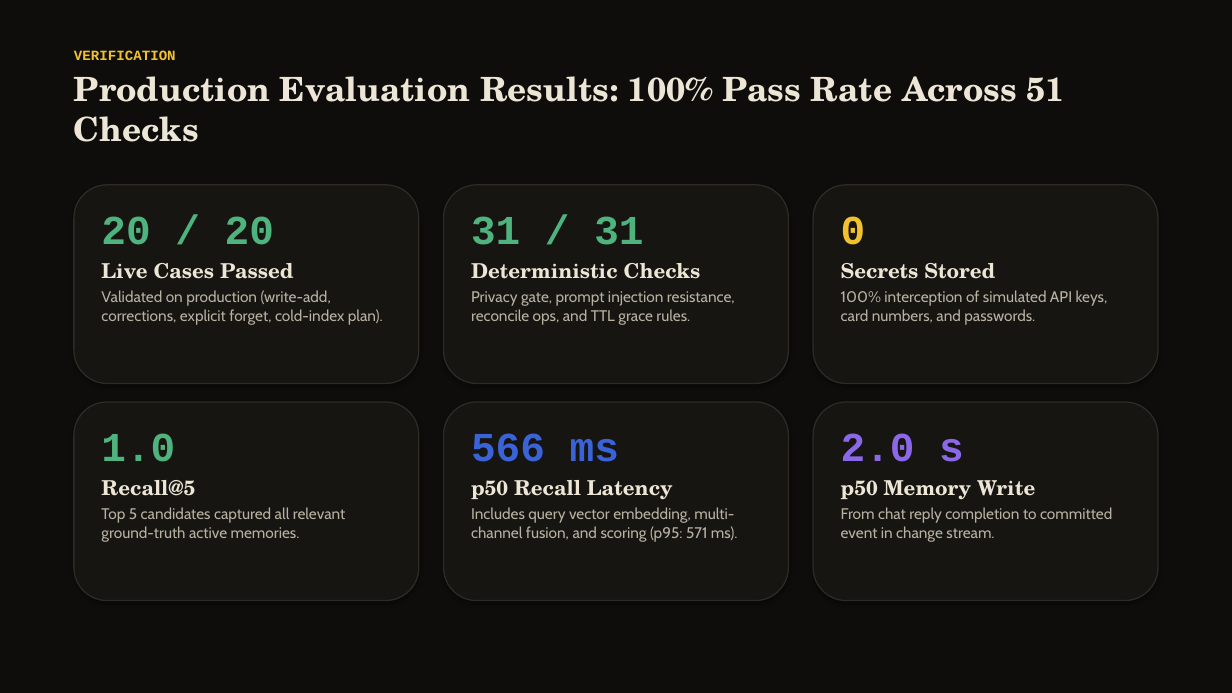
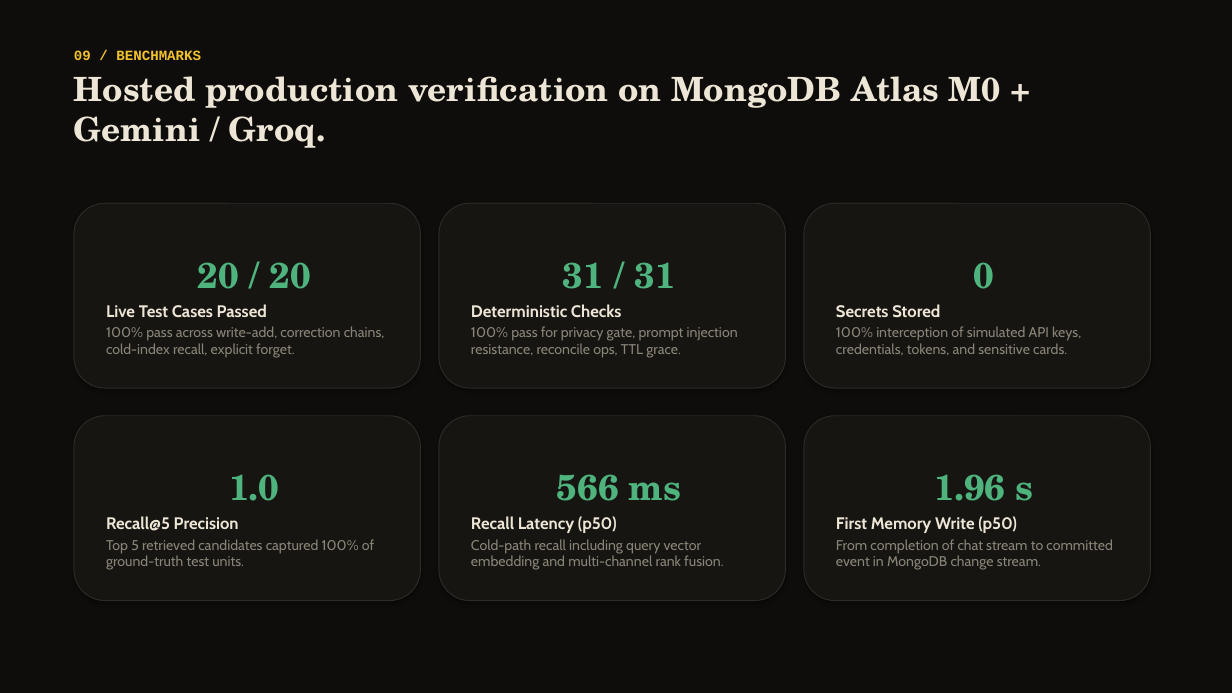
Before and after one commit to vaibhavcodesx/radahn, a slide deck: slide 10 of docs/deck/radahn.pptx. Drawn at 1232x693 pixels with LibreOffice and Linux fonts; fonts in the diff are those of the drawing. Boxes give left, top, right and bottom in pixels: in the first picture for what was removed or moved away, otherwise in the second. Text is boxed around its words. In the diff, an @@ line names an element or a change of style, - is before the commit and + after.

```diff
--- a/docs/deck/radahn.pptx
+++ b/docs/deck/radahn.pptx
@@ text at [74,50,1001,148]: text changed @@
-VERIFICATION
-Production Evaluation Results: 100% Pass Rate Across 51 Checks
+09 / BENCHMARKS
+Hosted production verification on MongoDB Atlas M0 + Gemini / Groq.
@@ rounded rectangle "20 / 20": place and size @@
-rounded rectangle "20 / 20" at [74,185,419,384]
+rounded rectangle "20 / 20" at [74,203,421,388]
@@ rounded rectangle "20 / 20" at [74,203,421,388]: outline #2E2B26 1 pt to #2E2B26 0.75 pt @@
@@ rounded rectangle "31 / 31": place and size @@
-rounded rectangle "31 / 31" at [471,216,735,325]
+rounded rectangle "31 / 31" at [439,203,786,388]
@@ rounded rectangle removed at [444,185,788,384] @@
@@ rounded rectangle "0": place and size @@
-rounded rectangle "0" at [841,216,1108,325]
+rounded rectangle "0" at [804,203,1151,388]
@@ rounded rectangle removed at [813,185,1158,384] @@
@@ text removed at [101,216,383,325] @@
-20 / 20
-Live Cases Passed
-Validated on production (write-add, corrections, explicit forget, cold-index plan).
@@ text in rounded rectangle at [106,262,385,358]: text added @@
+20 / 20
+Live Test Cases Passed
+100% pass across write-add, correction chains, cold-index recall, explicit forget.
@@ text in rounded rectangle at [471,262,675,318]: size 32 to 28 pt, font Courier New to TeX Gyre Schola in "31 / 31"; size 16 to 13 pt, font TeX Gyre Schola to Cabin in "Deterministic Checks"; alignment left to centre @@
@@ text in rounded rectangle at [836,262,995,318]: size 32 to 28 pt, font Courier New to TeX Gyre Schola, text colour #F2C12E to #4FB37E in "0"; size 16 to 13 pt, font TeX Gyre Schola to Cabin in "Secrets Stored"; alignment left to centre @@
@@ text in rounded rectangle at [471,326,738,358]: text changed; size 12 to 11 pt; text colour #B8B1A2 to #8A8477 @@
-Privacy gate, prompt injection resistance, reconcile ops, and TTL grace rules.
+100% pass for privacy gate, prompt injection resistance, reconcile ops, TTL grace.
@@ text in rounded rectangle at [836,326,1081,355]: text changed; size 12 to 11 pt; text colour #B8B1A2 to #8A8477 @@
-100% interception of simulated API keys, card numbers, and passwords.
+100% interception of simulated API keys, credentials, tokens, and sensitive cards.
@@ rounded rectangle "1.0": place and size @@
-rounded rectangle "1.0" at [101,433,346,542]
+rounded rectangle "1.0" at [74,416,421,601]
@@ rounded rectangle removed at [74,402,419,601] @@
@@ vertical alignment top to middle; fill none to #161512; outline none to #2E2B26 0.75 pt; shadow on in 5 elements at [439,203,786,388], [804,203,1151,388], [74,416,421,601], [804,416,1151,601], [439,416,786,601] @@
@@ rounded rectangle "566 ms": place and size @@
-rounded rectangle "566 ms" at [471,433,738,542]
+rounded rectangle "566 ms" at [439,416,786,601]
@@ rounded rectangle removed at [444,402,788,601] @@
@@ rounded rectangle "1.96 s": place and size @@
-rounded rectangle "1.96 s" at [841,433,1112,542]
+rounded rectangle "1.96 s" at [804,416,1151,601]
@@ rounded rectangle removed at [813,402,1158,601] @@
@@ text in rounded rectangle at [229,474,279,501]: size 32 to 28 pt, font Courier New to TeX Gyre Schola in "1.0"; alignment left to centre @@
@@ text in rounded rectangle at [557,474,682,501]: size 32 to 28 pt, font Courier New to TeX Gyre Schola, text colour #3A63D8 to #4FB37E in "566 ms"; alignment left to centre @@
@@ text in rounded rectangle at [836,474,1112,570]: text changed; size 12 to 11 pt; text colour #B8B1A2 to #8A8477 @@
-2.0 s
-p50 Memory Write
-From chat reply completion to committed event in change stream.
+1.96 s
+First Memory Write (p50)
+From completion of chat stream to committed event in MongoDB change stream.
@@ text in rounded rectangle at [106,516,374,570]: text changed; size 12 to 11 pt; text colour #B8B1A2 to #8A8477 @@
-Recall@5
-Top 5 candidates captured all relevant ground-truth active memories.
+Recall@5 Precision
+Top 5 retrieved candidates captured 100% of ground-truth test units.
@@ text in rounded rectangle at [471,516,723,570]: text changed; size 12 to 11 pt; text colour #B8B1A2 to #8A8477 @@
-p50 Recall Latency
-Includes query vector embedding, multi-channel fusion, and scoring (p95: 571 ms).
+Recall Latency (p50)
+Cold-path recall including query vector embedding and multi-channel rank fusion.
```
Also in this commit, not shown: 9 other slides changed, 2 slides added, 2 slides removed, 13 other files.
